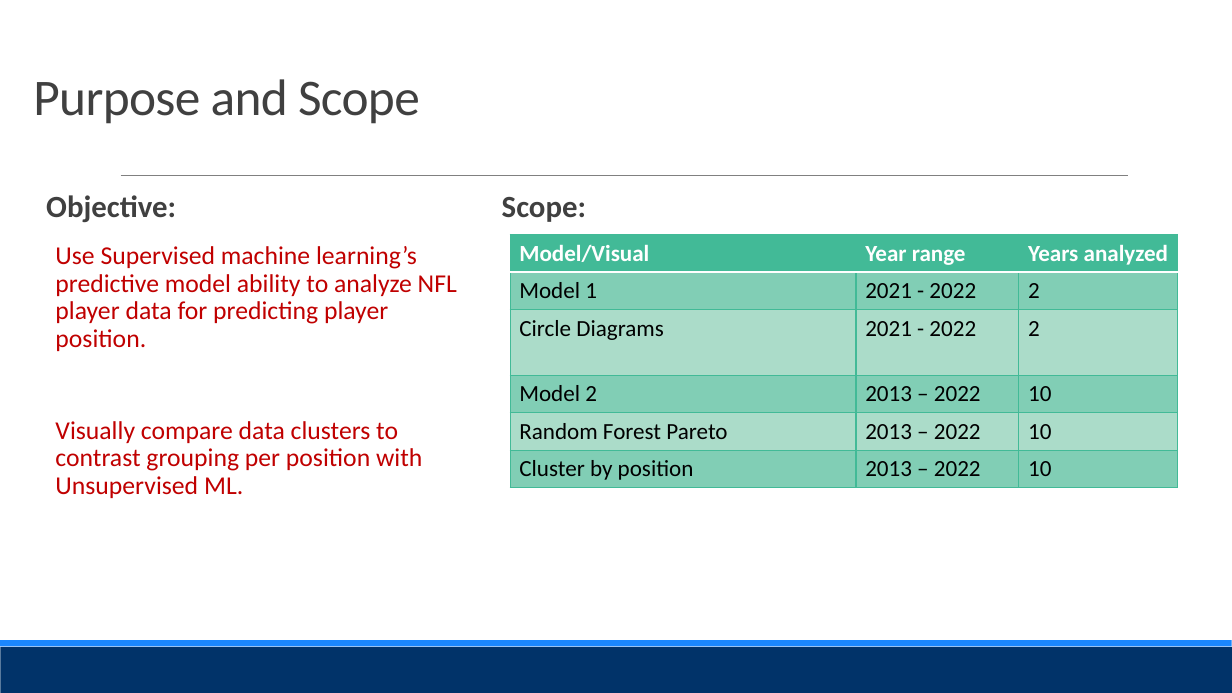
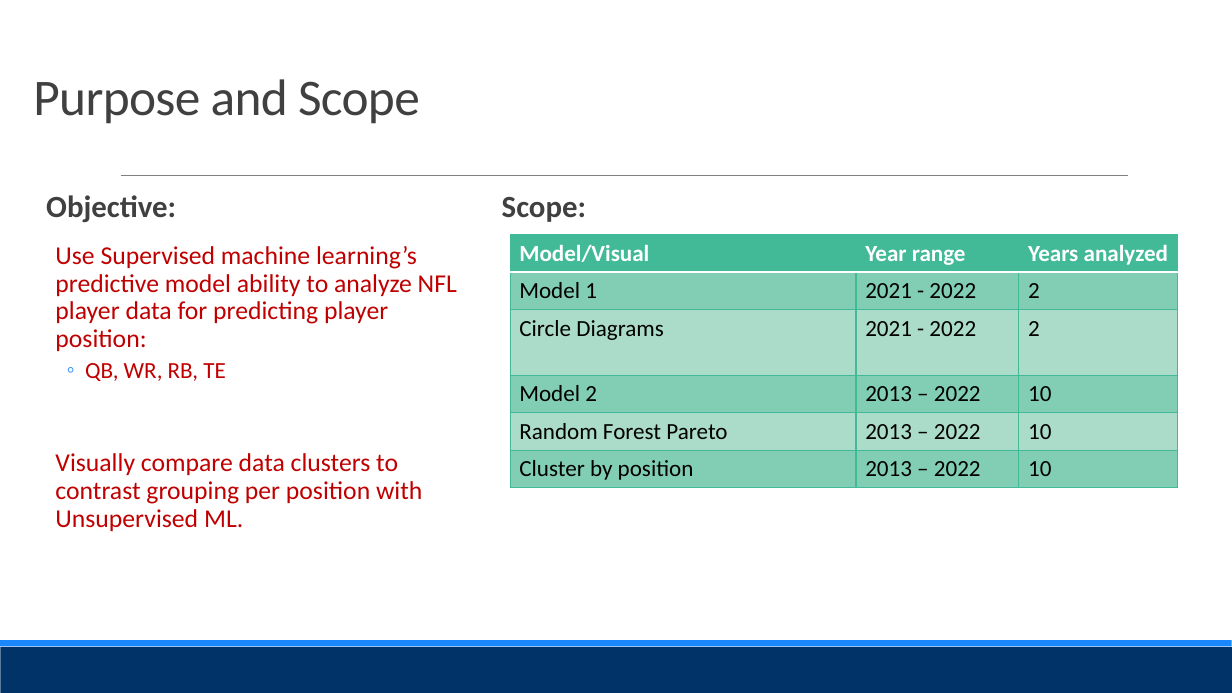
Before and after one commit to Evdawg/Project_4_FF_ML, a slide deck: slide 3 of Presentation.pptx. Drawn at 1232x693 pixels with LibreOffice and Linux fonts; fonts in the diff are those of the drawing. Boxes give left, top, right and bottom in pixels: in the first picture for what was removed or moved away, otherwise in the second. Text is boxed around its words. In the diff, an @@ line names an element or a change of style, - is before the commit and + after.

Commit message:
ERS: Organize repo folders. Moved "CSV DATA" to "DATA" folder, updated .ipynb files where needed. Update README. Update final presentation with latest visuals.

```diff
--- a/Presentation.pptx
+++ b/Presentation.pptx
@@ text at (55,246,457,381): text changed @@
-  Use Supervised machine learning’s predictive model ability to analyze NFL player data for predicting player position.
+  Use Supervised machine learning’s predictive model ability to analyze NFL player data for predicting player position:
+  ◦ QB, WR, RB, TE
```
Also in this commit, not shown: 6 other slides changed, 10 other files.
